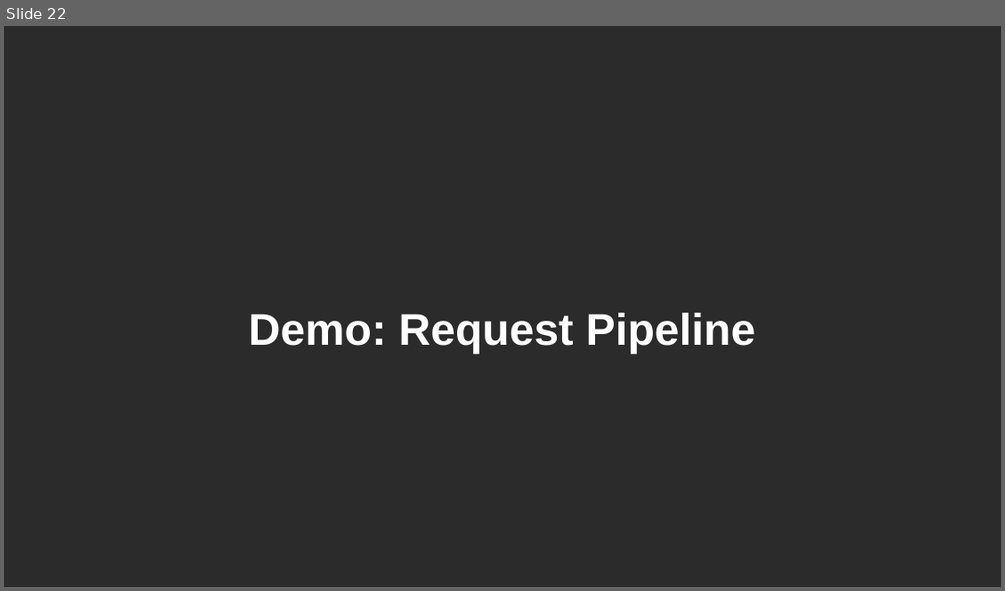
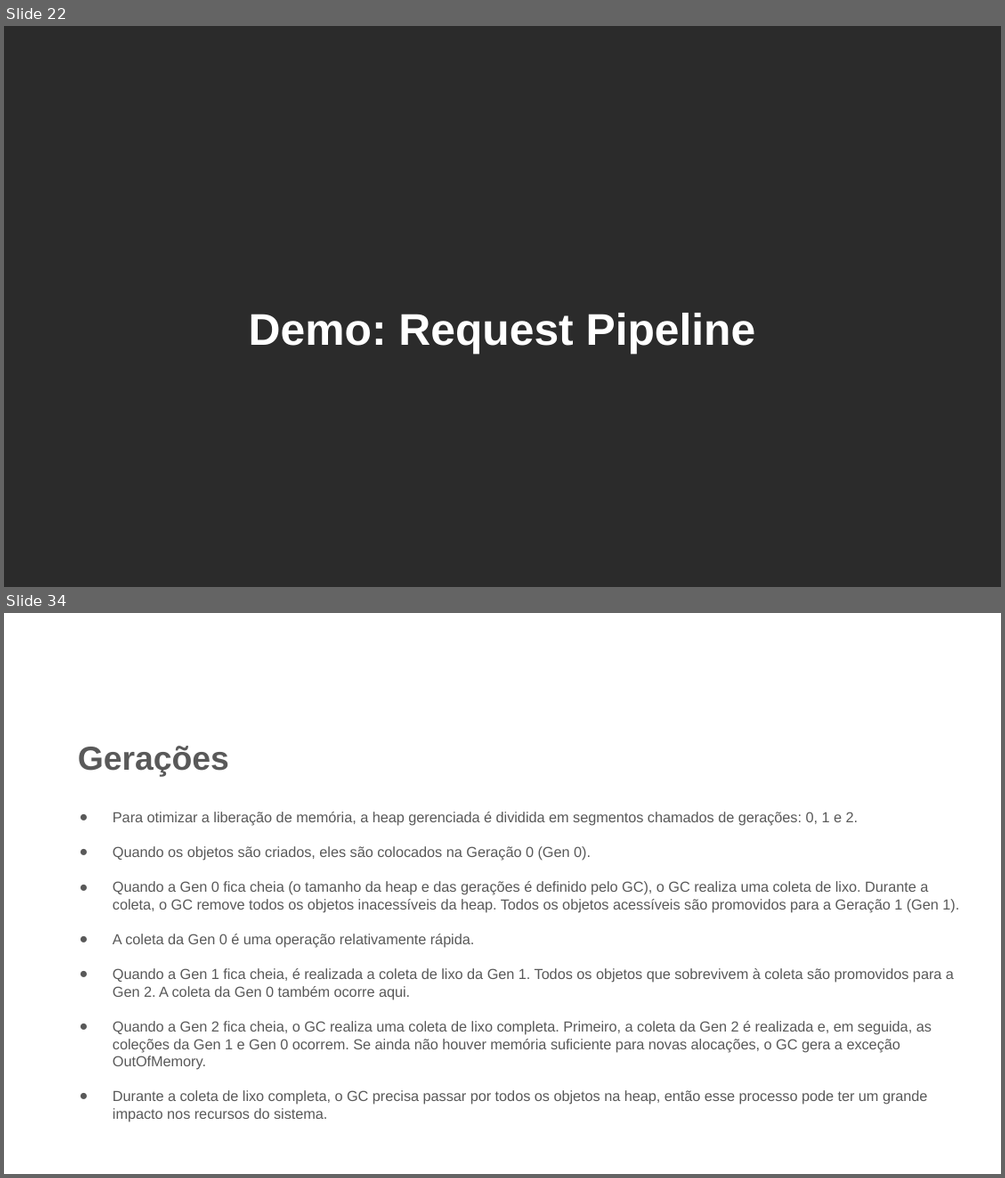
Before and after one commit to claudiogodoy99/curso-performance-dotnet, a slide deck: ppts/Fundamentos de Performance em .NET .pptx. Shown one above the other, each under a label of ours: slide 22 before the commit, slides 22 and 34 after it; the slides between them are not shown. The pictures are 1005x591 and 1005x1178 pixels, drawn with LibreOffice and Linux fonts; fonts in the diff are those of the drawing; background and template pictures are left out; a plain dark background stands for a picture behind light text. Boxes give left, top, right and bottom in pixels: in the first picture for what was removed or moved away, otherwise in the second. Text is boxed around its words. In the diff, an @@ line names an element or a change of style, - is before the commit and + after.

```diff
--- a/ppts/Fundamentos de Performance em .NET .pptx
+++ b/ppts/Fundamentos de Performance em .NET .pptx
@@ slide 34 added at [4, 613, 1001, 1174], background picture (left out) @@
@@ text added at [78, 746, 229, 777], 24 pt, text #595959, bold @@
+Gerações
@@ text added at [113, 811, 959, 1119], 10.5 pt, text #595959 @@
+  ● Para otimizar a liberação de memória, a heap gerenciada é dividida em segmentos chamados de gerações: 0, 1 e 2.
+  ● Quando os objetos são criados, eles são colocados na Geração 0 (Gen 0).
+  ● Quando a Gen 0 fica cheia (o tamanho da heap e das gerações é definido pelo GC), o GC realiza uma coleta de lixo. Durante a coleta, o GC remove todos os objetos inacessíveis da heap. Todos os objetos acessíveis são promovidos para a Geração 1 (Gen 1).
+  ● A coleta da Gen 0 é uma operação relativamente rápida.
+  ● Quando a Gen 1 fica cheia, é realizada a coleta de lixo da Gen 1. Todos os objetos que sobrevivem à coleta são promovidos para a Gen 2. A coleta da Gen 0 também ocorre aqui.
+  ● Quando a Gen 2 fica cheia, o GC realiza uma coleta de lixo completa. Primeiro, a coleta da Gen 2 é realizada e, em seguida, as coleções da Gen 1 e Gen 0 ocorrem. Se ainda não houver memória suficiente para novas alocações, o GC gera a exceção OutOfMemory.
+  ● Durante a coleta de lixo completa, o GC precisa passar por todos os objetos na heap, então esse processo pode ter um grande impacto nos recursos do sistema.
```
Also in this commit, not shown: 1 slide changed, 22 other slides added, 3 other files.
